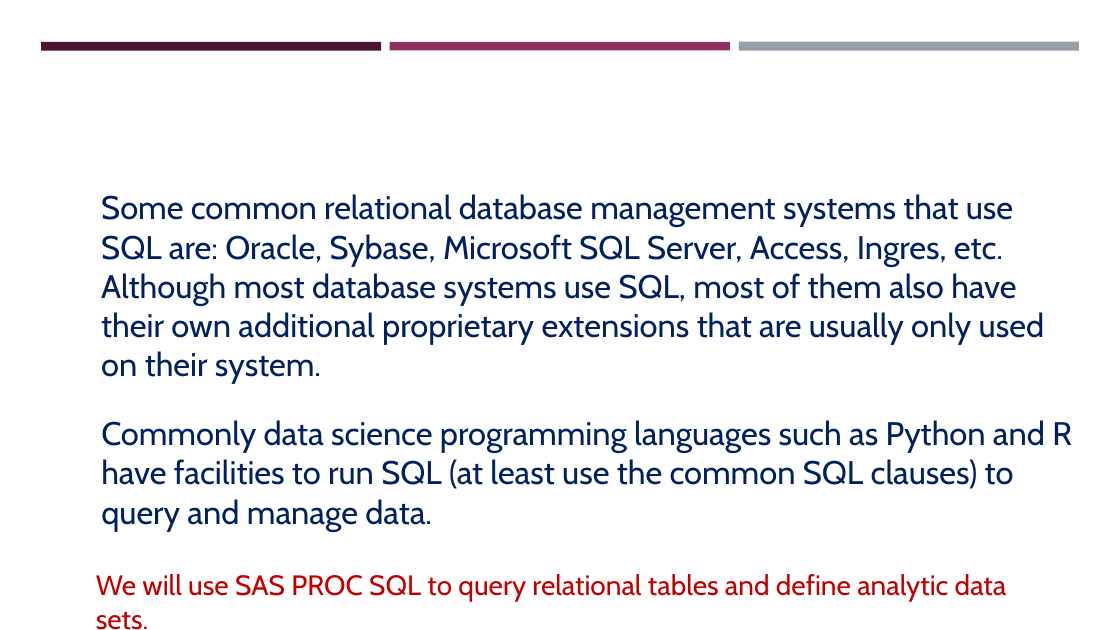
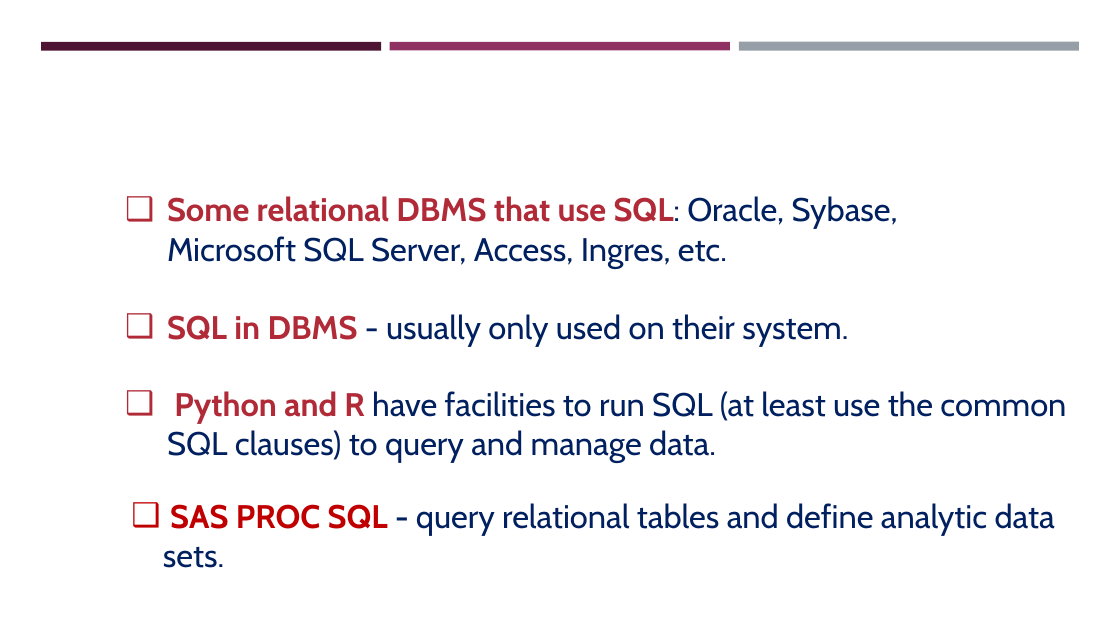
Before and after one commit to pengdsci/STA490, a slide deck: slide 20 of w06/sql/w10-STA321Relational-Database-SQL-Clauses.pptx (slide 18 before the commit). Drawn at 1120x630 pixels with LibreOffice and Linux fonts; fonts in the diff are those of the drawing; background and template pictures are left out. Boxes give left, top, right and bottom in pixels: in the first picture for what was removed or moved away, otherwise in the second. Text is boxed around its words. In the diff, an @@ line names an element or a change of style, - is before the commit and + after.

```diff
--- a/w06/sql/w10-STA321Relational-Database-SQL-Clauses.pptx
+++ b/w06/sql/w10-STA321Relational-Database-SQL-Clauses.pptx
@@ text at [167,196,898,347]: text changed @@
-Some common relational database management systems that use SQL are: Oracle, Sybase, Microsoft SQL Server, Access, Ingres, etc. Although most database systems use SQL, most of them also have their own additional proprietary extensions that are usually only used on their system.
+❑ Some relational DBMS that use SQL: Oracle, Sybase, Microsoft SQL Server, Access, Ingres, etc.
+❑ SQL in DBMS - usually only used on their system.
@@ text at [167,391,1066,463]: text changed @@
-Commonly data science programming languages such as Python and R have facilities to run SQL (at least use the common SQL clauses) to query and manage data.
+❑ Python and R have facilities to run SQL (at least use the common SQL clauses) to query and manage data.
@@ text at [163,503,1055,568]: text changed; size 24 to 28 pt; text colour #C00000 to #002060 @@
-We will use SAS PROC SQL to query relational tables and define analytic data sets.
+❑ SAS PROC SQL - query relational tables and define analytic data sets.
```
Also in this commit, not shown: 13 other slides changed, 2 slides added.
